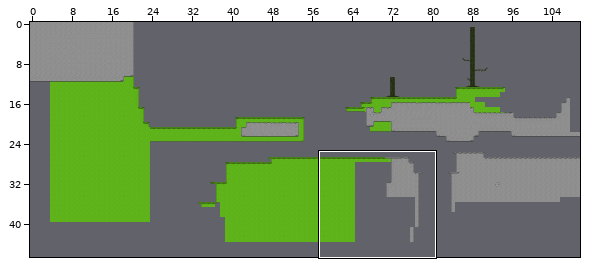
Tiled map, stored at fanta-is-awesome/data/levels/level.tmx. The first picture is a wide view before the edit; the outline marks the close-up.
Close-up. Before the commit:
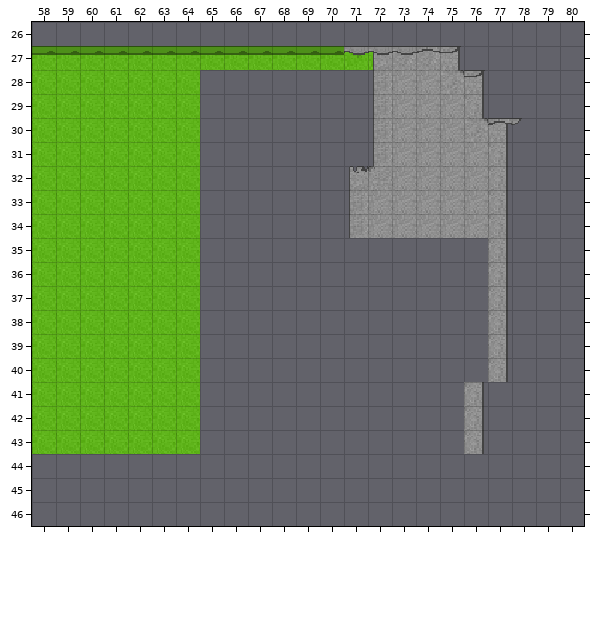
Cells are 16x16 px. Shown: x 58..80, y 26..46. The commit also changed other parts of the map, which this record leaves out. Not drawn, because the pictures are missing: unchanged layer "COLLISIONS".
After the commit:
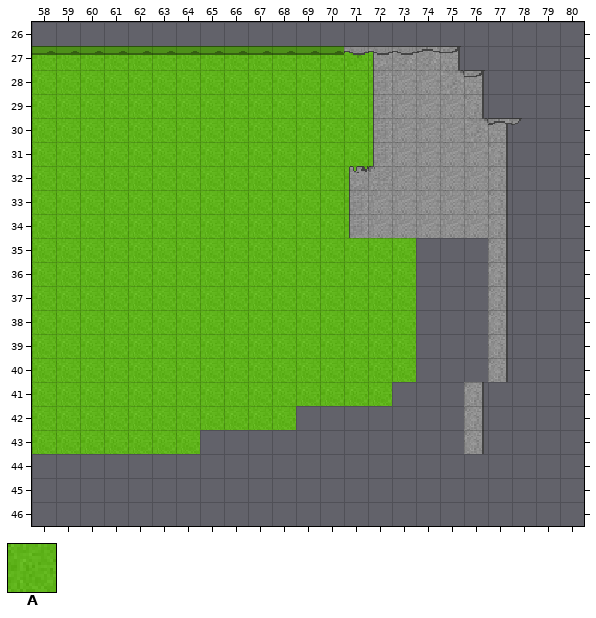
Key: from "tiles": A 62.
_ is an empty cell.
Diff:
Changed rows in their new state; . is an unchanged cell.
Layer "mainGround":
first column x 65:
28 AAAAAAAA.
29 AAAAAAAA.
30 AAAAAAAA.
31 AAAAAAAA.
32 AAAAAAA..
33 AAAAAAA..
34 AAAAAAA..
35 AAAAAAAAA
36 AAAAAAAAA
37 AAAAAAAAA
38 AAAAAAAAA
39 AAAAAAAAA
40 AAAAAAAAA
41 AAAAAAAA.
42 AAAA.....
